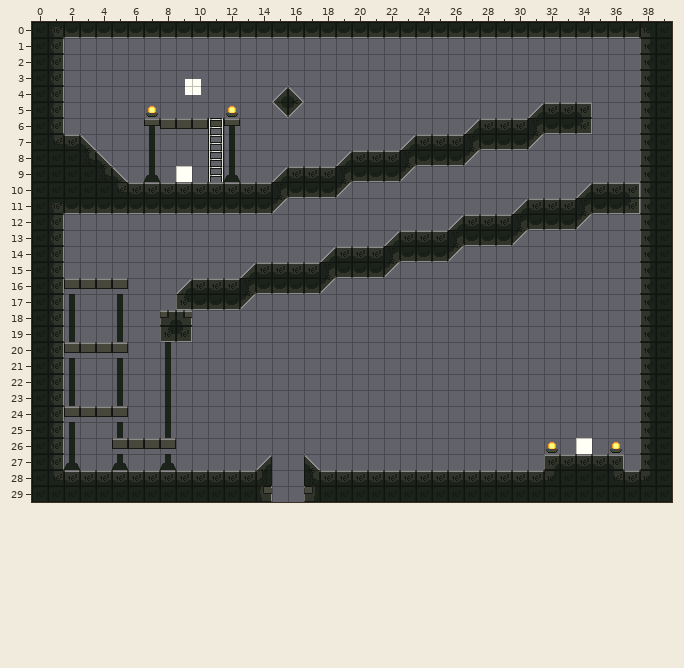
One commit to this Tiled map: assets/levels/test.tmx. Above is the file before it was changed.
Cells are 16x16 px. Shown: x 0..39, y 0..29.
New version:
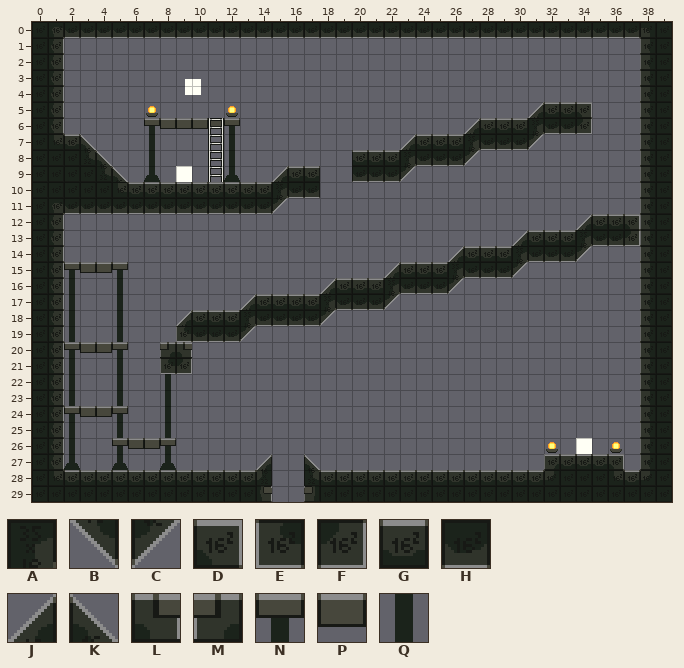
Key: from "prototype-basic-tiles": A 3, B 6, C 7, D 9, E 12, F 13, G 16, H 20, J 24, K 25, L 26, M 27, N 35, P 37, Q 38.
_ is an empty cell.
From old to new:
{"where": "layer \"background\""}
{"y":16,"x":2,"old":"_","new":"Q"}
{"y":16,"x":5,"old":"_","new":"Q"}
{"y":20,"x":8,"old":"Q","new":"_"}
{"y":21,"x":8,"old":"Q","new":"_"}
{"where": "layer \"collision\""}
{"y":4,"x":15,"old":"JK","new":"__"}
{"y":5,"x":15,"old":"BC","new":"__"}
{"y":8,"x":19,"old":"J","new":"_"}
{"y":9,"x":18,"old":"GA","new":"__"}
{"y":10,"x":18,"old":"HC","new":"__"}
{"y":10,"x":34,"old":"JGGD","new":"____"}
{"y":11,"x":30,"old":"JGGGAHHF","new":"________"}
{"y":12,"x":26,"old":"JGGGAHHHC___","new":"________JGGD"}
{"y":13,"x":22,"old":"JGGGAHHHC_______","new":"________JGGGAHHF"}
{"y":14,"x":18,"old":"JGGGAHHHC________","new":"________JGGGAHHHC"}
{"y":15,"x":2,"old":"____","new":"NPPN"}
{"y":15,"x":13,"old":"JGGGGAHHHC________","new":"_________JGGGAHHHC"}
{"y":16,"x":2,"old":"PPPP","new":"____"}
{"y":16,"x":9,"old":"JGGGAHHHHC________","new":"_________JGGGAHHHC"}
{"y":17,"x":9,"old":"EHHHC_________","new":"____JGGGGAHHHC"}
{"y":18,"x":8,"old":"ML_________","new":"_JGGGAHHHHC"}
{"y":19,"x":8,"old":"EF____","new":"_EHHHC"}
{"y":20,"x":2,"old":"P","new":"N"}
{"y":20,"x":5,"old":"P","new":"N"}
{"y":20,"x":8,"old":"__","new":"ML"}
{"y":21,"x":8,"old":"__","new":"EF"}
{"y":24,"x":2,"old":"P","new":"N"}
{"y":24,"x":5,"old":"P","new":"N"}
{"y":26,"x":5,"old":"P","new":"N"}
{"y":26,"x":8,"old":"P","new":"N"}
